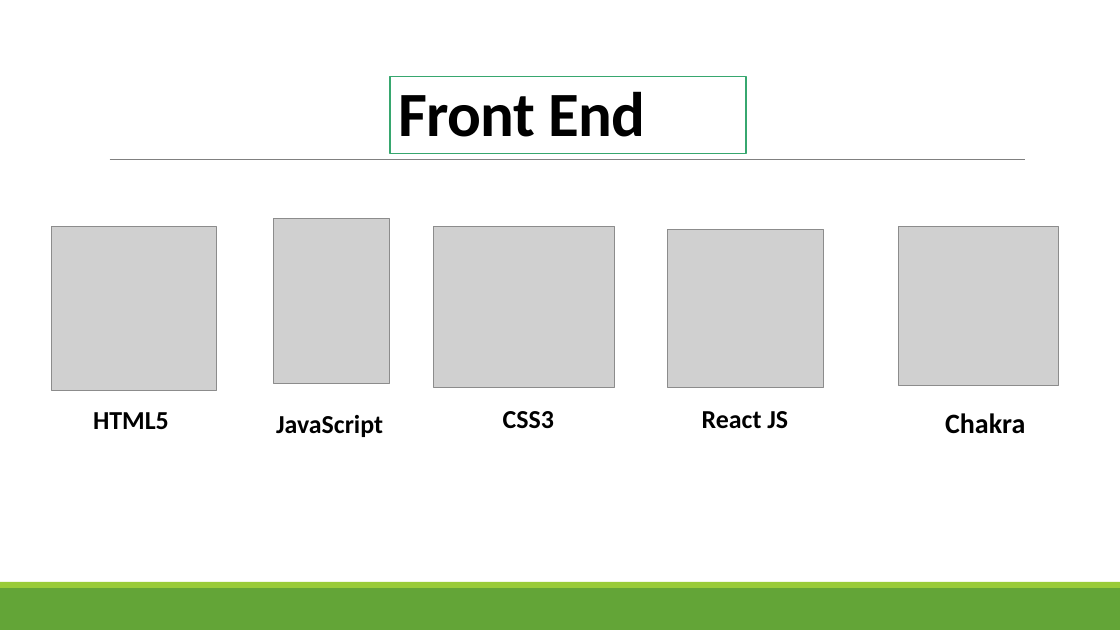
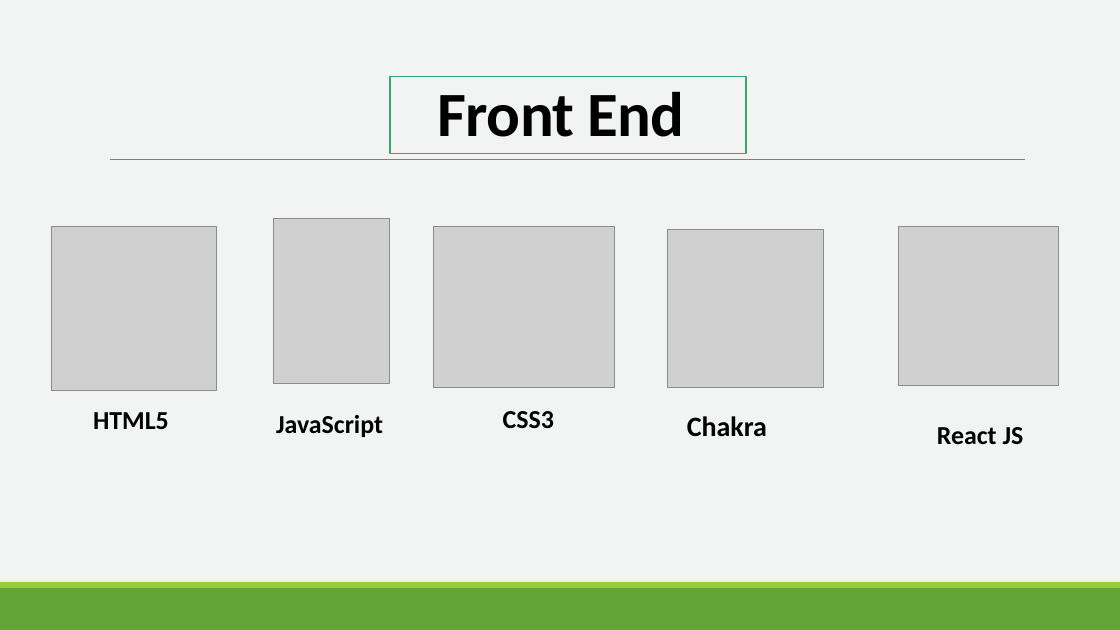
Before and after one commit to samar897/Food_Free-Backend, a slide deck: slide 6 of Urban Monochrome.pptx. Drawn at 1120x630 pixels with LibreOffice and Linux fonts; fonts in the diff are those of the drawing; grey boxes stand for pictures. Boxes give left, top, right and bottom in pixels: in the first picture for what was removed or moved away, otherwise in the second. Text is boxed around its words. In the diff, an @@ line names an element or a change of style, - is before the commit and + after.

```diff
--- a/Urban Monochrome.pptx
+++ b/Urban Monochrome.pptx
@@ background #FFFFFF to #F2F3F3 @@
@@ title "Front End" at box(390, 76, 746, 153): alignment left to centre; fill #FFFFFF to #F2F3F3 @@
@@ text "Chakra": place and size @@
-text "Chakra" at box(945, 413, 1025, 434)
+text "Chakra" at box(687, 416, 767, 437)
@@ text "React JS": place and size @@
-text "React JS" at box(702, 411, 788, 429)
+text "React JS" at box(937, 427, 1024, 444)
```
Also in this commit, not shown: 8 other slides changed, 3 other files.
